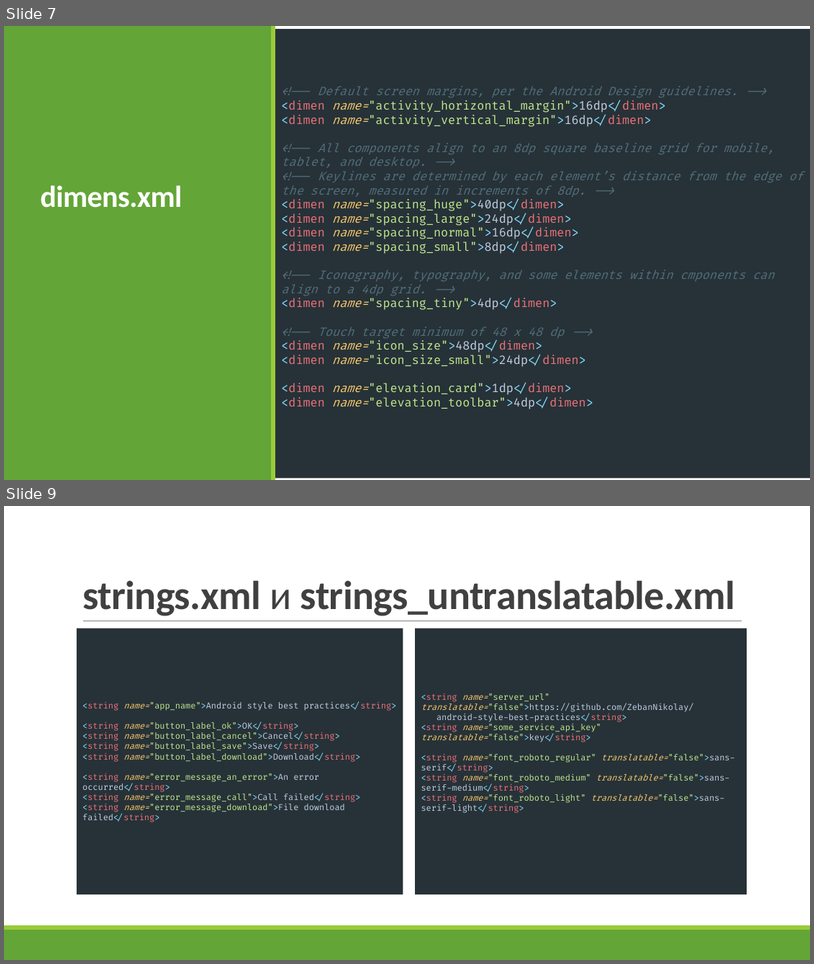
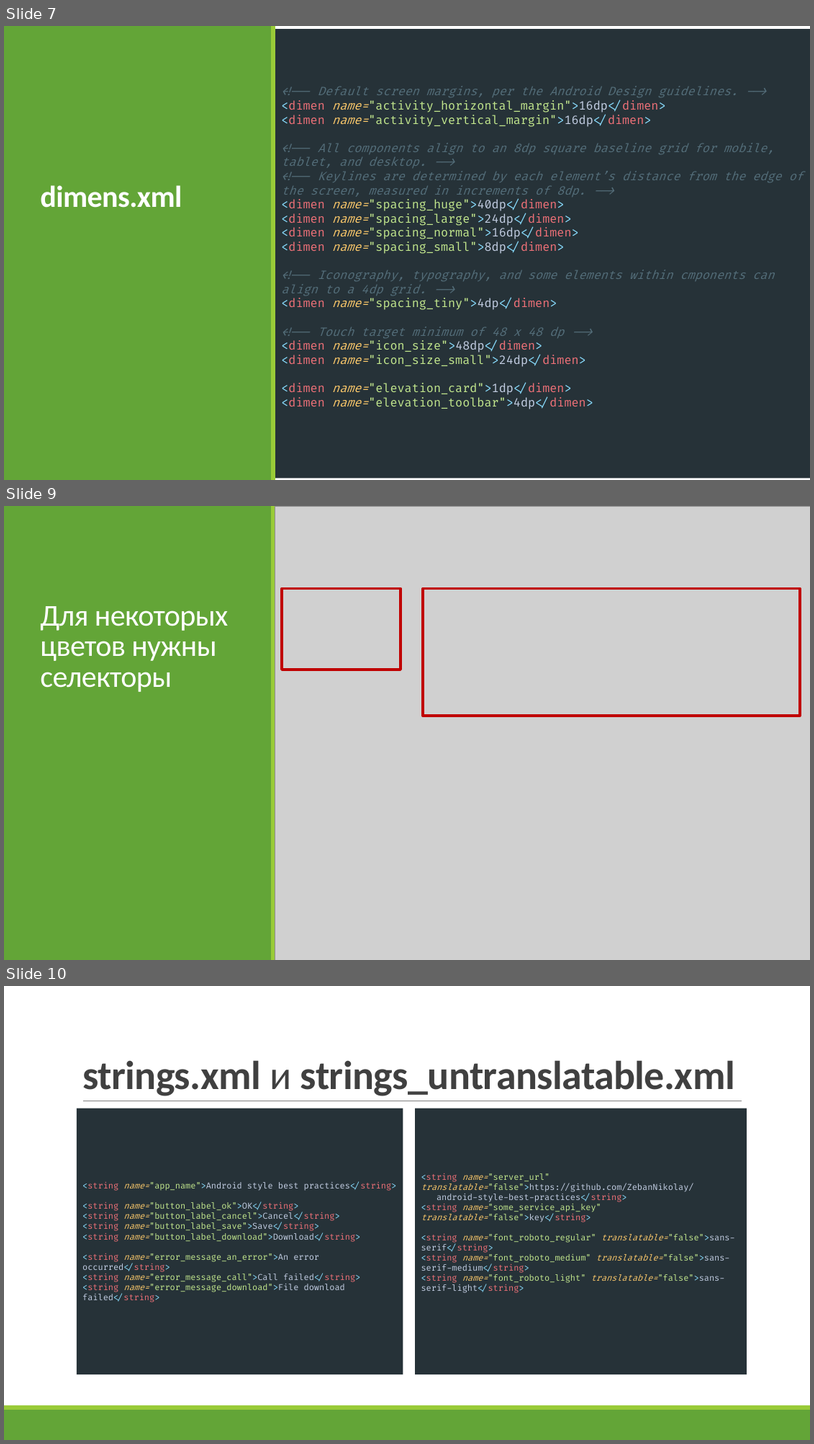
Before and after one commit to ZebanNikolay/android-style-best-practices, a slide deck: Большая стирка тем и стилей в Android.pptm. Shown one above the other, each under a label of ours: slides 7 and 9 before the commit, slides 7, 9 and 10 after it; the slides between them are not shown. The pictures are 814x964 and 814x1444 pixels, drawn with LibreOffice and Linux fonts; fonts in the diff are those of the drawing; grey boxes stand for pictures. Boxes give left, top, right and bottom in pixels: in the first picture for what was removed or moved away, otherwise in the second. Text is boxed around its words. In the diff, an @@ line names an element or a change of style, - is before the commit and + after.

```diff
--- a/Большая стирка тем и стилей в Android.pptm
+++ b/Большая стирка тем и стилей в Android.pptm
@@ slide 9 added at box(4, 506, 810, 960), background #FFFFFF; not listed: 2 template elements that a slide beside it also shows @@
@@ picture added at box(275, 506, 810, 960) @@
@@ rectangle added at box(282, 588, 401, 669), outline #C00000 3 pt @@
@@ rectangle added at box(423, 588, 801, 716), outline #C00000 3 pt @@
@@ title added at box(40, 606, 228, 692), 36 pt, text #FFFFFF @@
+Для некоторых цветов нужны селекторы
@@ what was slide 9 is now slide 10 @@
```
Also in this commit, not shown: 9 slides changed, 2 other slides added, 2 slides removed.
